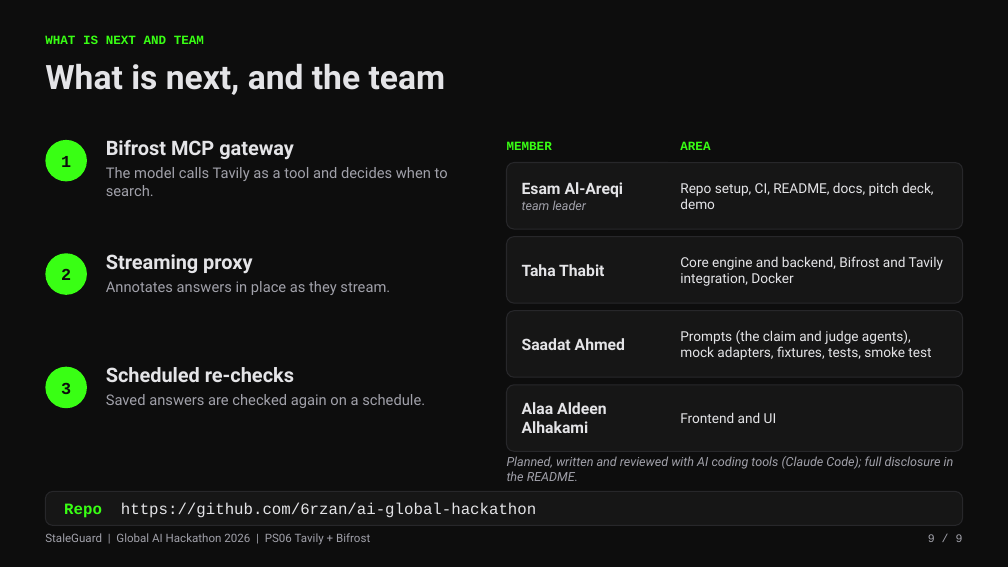
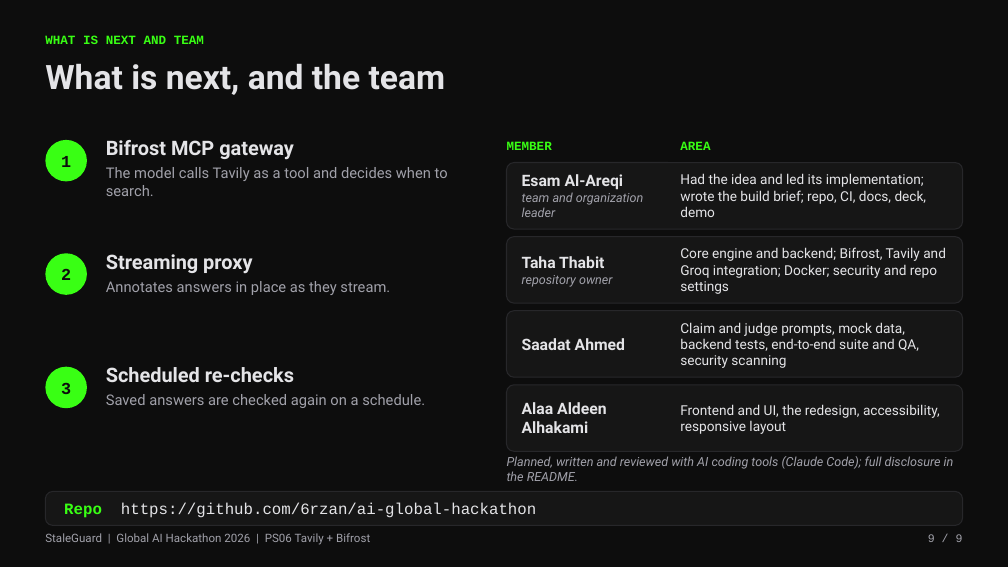
Before and after one commit to 6rzan/StaleGuard, a slide deck: slide 9 of docs/pitch/StaleGuard-pitch.pptx. Drawn at 1008x567 pixels with LibreOffice and Linux fonts; fonts in the diff are those of the drawing. Boxes give left, top, right and bottom in pixels: in the first picture for what was removed or moved away, otherwise in the second. Text is boxed around its words. In the diff, an @@ line names an element or a change of style, - is before the commit and + after.

Commit message:
docs: deck with the new team roles and test counts

```diff
--- a/docs/pitch/StaleGuard-pitch.pptx
+++ b/docs/pitch/StaleGuard-pitch.pptx
@@ text at (680,173,927,217): text changed @@
-Repo setup, CI, README, docs, pitch deck, demo
+Had the idea and led its implementation; wrote the build brief; repo, CI, docs, deck, demo
@@ text at (522,192,644,217): text changed @@
-team leader
+team and organization leader
@@ text at (680,247,946,294): text changed @@
-Core engine and backend, Bifrost and Tavily integration, Docker
+Core engine and backend; Bifrost, Tavily and Groq integration; Docker; security and repo settings
@@ text at (522,275,612,287): paragraph added @@
+repository owner
@@ text at (680,322,919,368): text changed @@
-Prompts (the claim and judge agents), mock adapters, fixtures, tests, smoke test
+Claim and judge prompts, mock data, backend tests, end-to-end suite and QA, security scanning
@@ text at (680,404,940,434): text changed @@
-Frontend and UI
+Frontend and UI, the redesign, accessibility, responsive layout
```
Also in this commit, not shown: 1 other slide changed, 1 other file.
